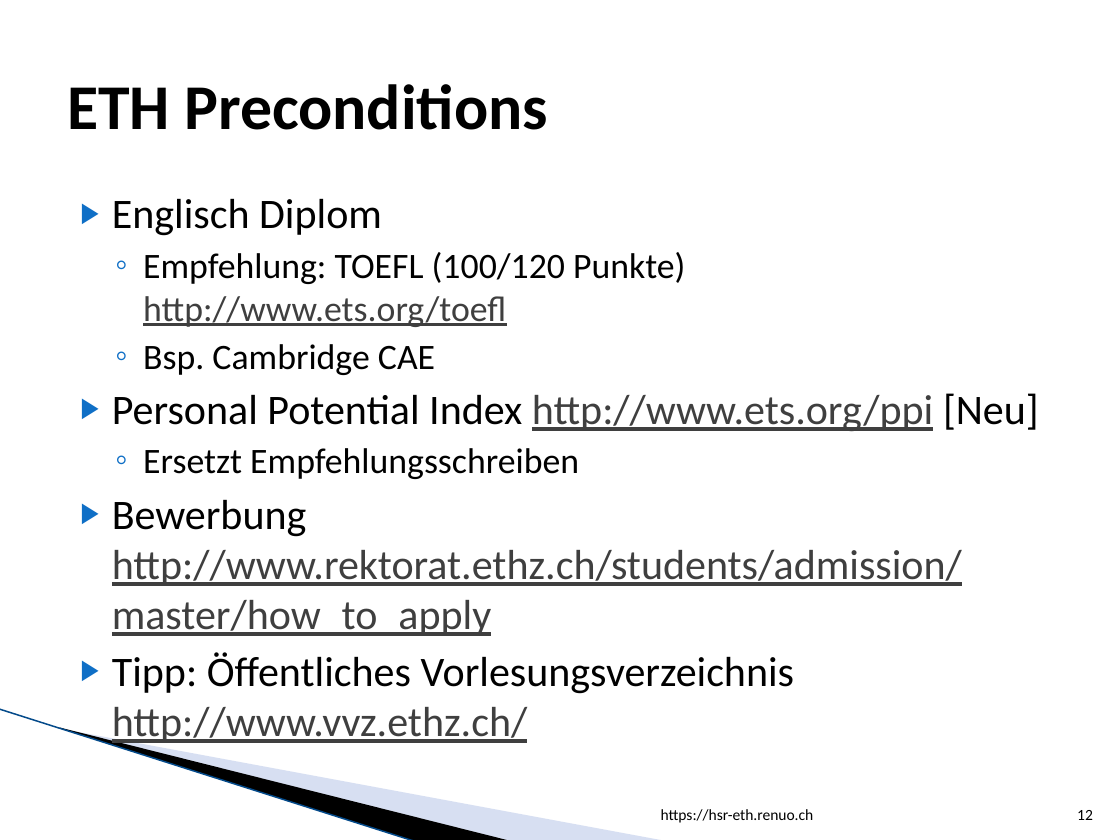
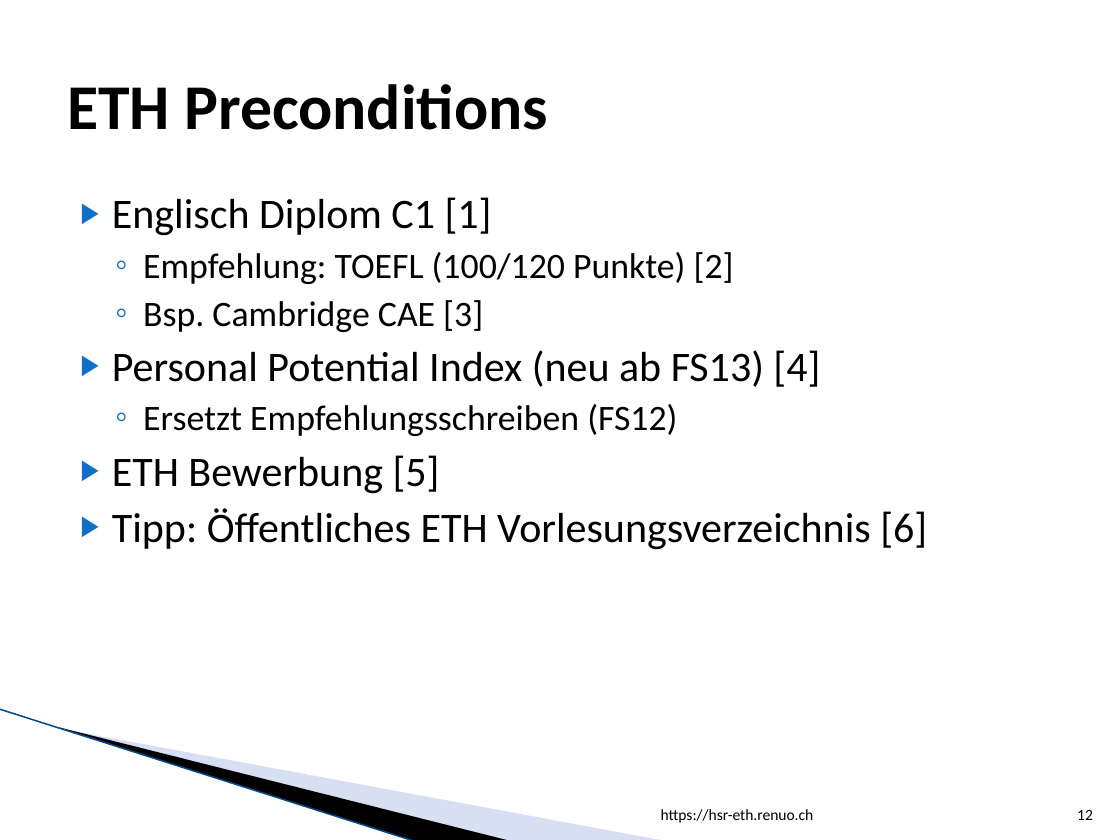
Before and after one commit to lukaselmer/hsr-eth.renuo.ch, a slide deck: slide 12 of vortrag.pptx. Drawn at 1120x840 pixels with LibreOffice and Linux fonts; fonts in the diff are those of the drawing; background and template pictures are left out. Boxes give left, top, right and bottom in pixels: in the first picture for what was removed or moved away, otherwise in the second. Text is boxed around its words. In the diff, an @@ line names an element or a change of style, - is before the commit and + after.

Commit message:
presentation

```diff
--- a/vortrag.pptx
+++ b/vortrag.pptx
@@ text at (x1=112, y1=197, x2=927, y2=550): text changed @@
-▶ Englisch Diplom
-  ◦ Empfehlung: TOEFL (100/120 Punkte) http://www.ets.org/toefl
-  ◦ Bsp. Cambridge CAE
-▶ Personal Potential Index http://www.ets.org/ppi [Neu]
-  ◦ Ersetzt Empfehlungsschreiben
-▶ Bewerbung
-  http://www.rektorat.ethz.ch/students/admission/master/how_to_apply
-▶ Tipp: Öffentliches Vorlesungsverzeichnis
-  http://www.vvz.ethz.ch/
+▶ Englisch Diplom C1 [1]
+  ◦ Empfehlung: TOEFL (100/120 Punkte) [2]
+  ◦ Bsp. Cambridge CAE [3]
+▶ Personal Potential Index (neu ab FS13) [4]
+  ◦ Ersetzt Empfehlungsschreiben (FS12)
+▶ ETH Bewerbung [5]
+▶ Tipp: Öffentliches ETH Vorlesungsverzeichnis [6]
```
Also in this commit, not shown: 4 other slides changed, 2 other files.
